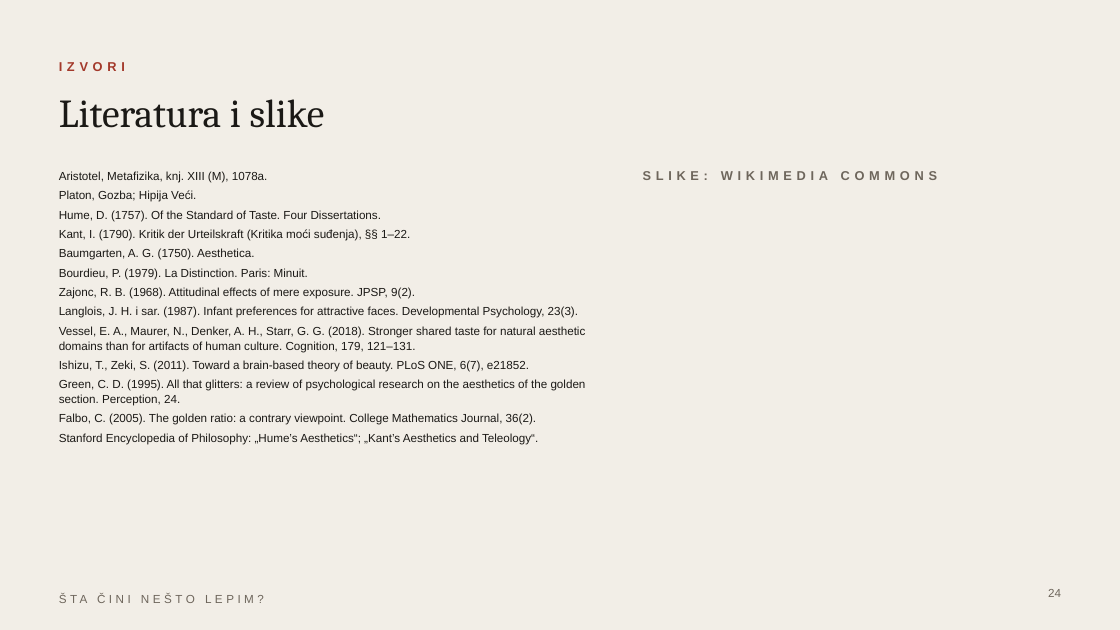
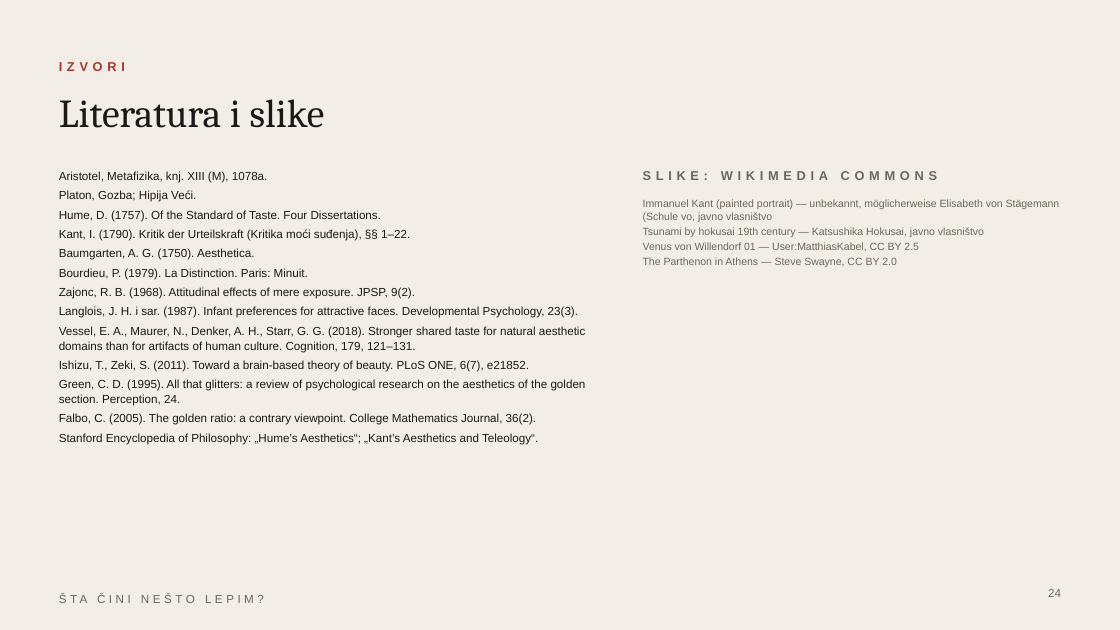
Before and after one commit to aalleekkk/presentation-test, a slide deck: slide 24 of Sta_cini_nesto_lepim.pptx. Drawn at 1120x630 pixels with LibreOffice and Linux fonts; fonts in the diff are those of the drawing. Boxes give left, top, right and bottom in pixels: in the first picture for what was removed or moved away, otherwise in the second. Text is boxed around its words. In the diff, an @@ line names an element or a change of style, - is before the commit and + after.

```diff
--- a/Sta_cini_nesto_lepim.pptx
+++ b/Sta_cini_nesto_lepim.pptx
@@ text added at (643, 199, 1060, 267), 9 pt, text #6E665C @@
+Immanuel Kant (painted portrait) — unbekannt, möglicherweise Elisabeth von Stägemann (Schule vo, javno vlasništvo
+Tsunami by hokusai 19th century — Katsushika Hokusai, javno vlasništvo
+Venus von Willendorf 01 — User:MatthiasKabel, CC BY 2.5
+The Parthenon in Athens — Steve Swayne, CC BY 2.0
```
Also in this commit, not shown: 12 other slides changed.
